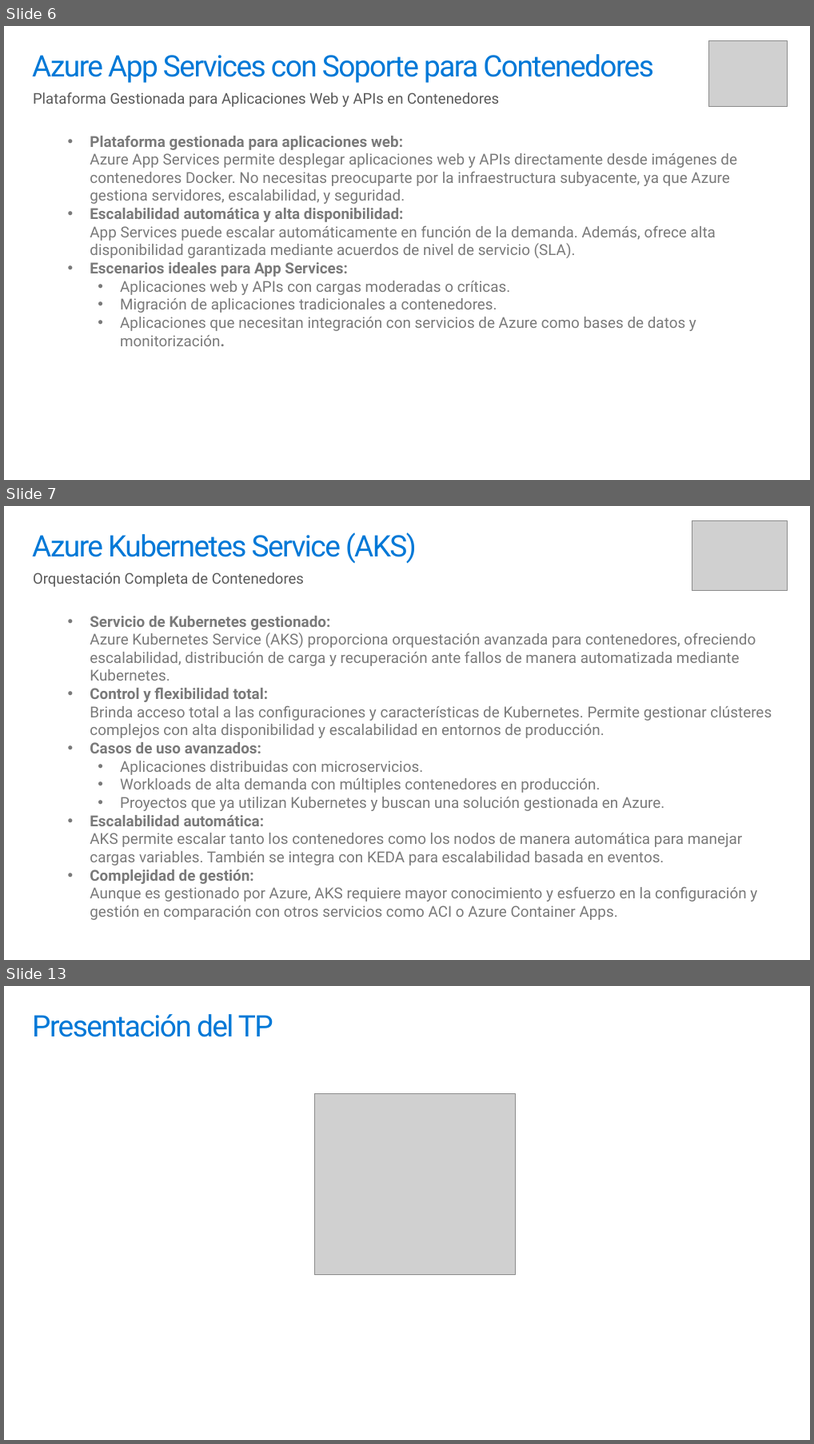
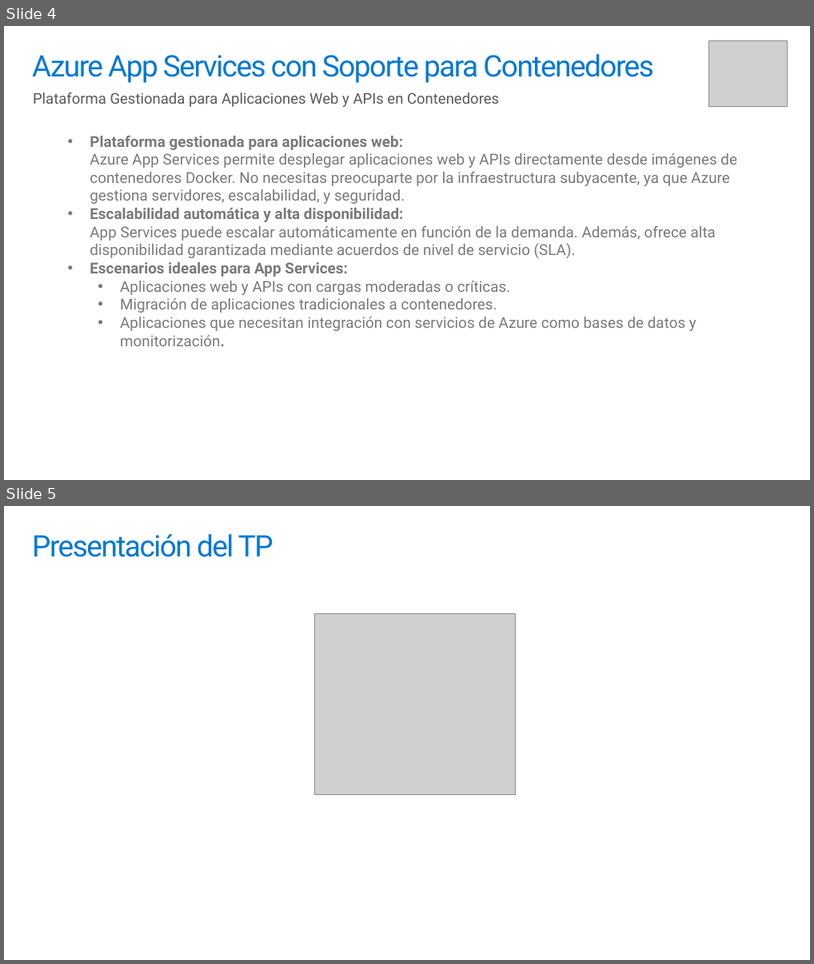
Before and after one commit to ingsoft3ucc/TPS_2024, a slide deck: trabajos/09-contenedores-azure-automatizacion-Parte2.pptx. Shown one above the other, each under a label of ours: slides 6, 7 and 13 before the commit, slides 4 and 5 after it; the slides between them are not shown. The pictures are 814x1444 and 814x964 pixels, drawn with LibreOffice and Linux fonts; fonts in the diff are those of the drawing; grey boxes stand for pictures. Boxes give left, top, right and bottom in pixels: in the first picture for what was removed or moved away, otherwise in the second. Text is boxed around its words. In the diff, an @@ line names an element or a change of style, - is before the commit and + after.

```diff
--- a/trabajos/09-contenedores-azure-automatizacion-Parte2.pptx
+++ b/trabajos/09-contenedores-azure-automatizacion-Parte2.pptx
@@ slide 7 removed at <box>4,506,810,960</box>, background #FFFFFF @@
@@ picture removed at <box>693,521,787,591</box> @@
@@ title removed at <box>32,532,417,564</box> @@
-Azure Kubernetes Service (AKS)
@@ text removed at <box>33,572,304,587</box> @@
-Orquestación Completa de Contenedores
@@ text removed at <box>90,616,772,920</box> @@
-  • Servicio de Kubernetes gestionado:
-    Azure Kubernetes Service (AKS) proporciona orquestación avanzada para contenedores, ofreciendo escalabilidad, distribución de carga y recuperación ante fallos de manera automatizada mediante Kubernetes.
-  • Control y flexibilidad total:
-    Brinda acceso total a las configuraciones y características de Kubernetes. Permite gestionar clústeres complejos con alta disponibilidad y escalabilidad en entornos de producción.
-  • Casos de uso avanzados:
-    • Aplicaciones distribuidas con microservicios.
-    • Workloads de alta demanda con múltiples contenedores en producción.
-    • Proyectos que ya utilizan Kubernetes y buscan una solución gestionada en Azure.
-  • Escalabilidad automática:
-    AKS permite escalar tanto los contenedores como los nodos de manera automática para manejar cargas variables. También se integra con KEDA para escalabilidad basada en eventos.
-  • Complejidad de gestión:
-    Aunque es gestionado por Azure, AKS requiere mayor conocimiento y esfuerzo en la configuración y gestión en comparación con otros servicios como ACI o Azure Container Apps.
@@ what was slide 6 is now slide 4 @@
@@ what was slide 13 is now slide 5 @@
```
Also in this commit, not shown: 2 slides changed, 7 other slides removed, 1 other file.
